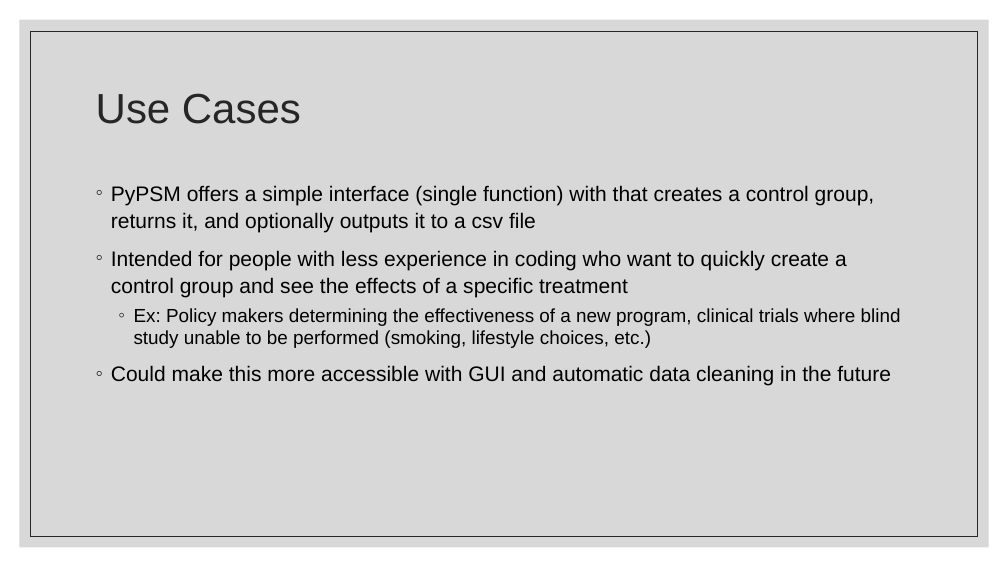
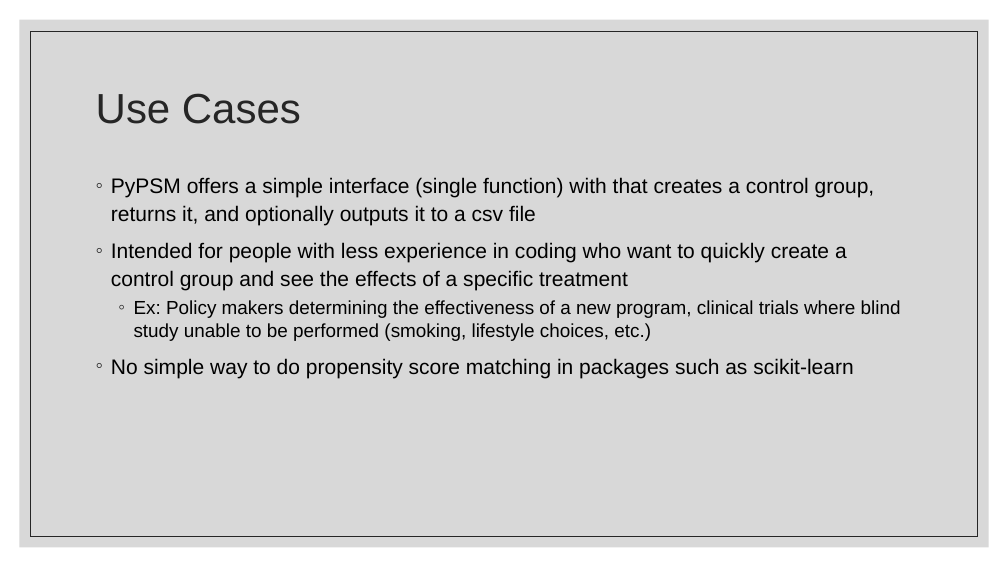
Before and after one commit to hunteryt17/DATA_511_Project, a slide deck: slide 3 of docs/Pypsm.pptx. Drawn at 1008x567 pixels with LibreOffice and Linux fonts; fonts in the diff are those of the drawing. Boxes give left, top, right and bottom in pixels: in the first picture for what was removed or moved away, otherwise in the second. Text is boxed around its words. In the diff, an @@ line names an element or a change of style, - is before the commit and + after.

```diff
--- a/docs/Pypsm.pptx
+++ b/docs/Pypsm.pptx
@@ text "PyPSM offers a simple interface ...": place and size @@
-text "PyPSM offers a simple interface ..." at <box>111,185,901,386</box>
+text "PyPSM offers a simple interface ..." at <box>111,177,901,378</box>
@@ text at <box>111,358,853,378</box>: text changed @@
-◦ Could make this more accessible with GUI and automatic data cleaning in the future
+◦ No simple way to do propensity score matching in packages such as scikit-learn
```
Also in this commit, not shown: 3 slides added, 7 other files.
